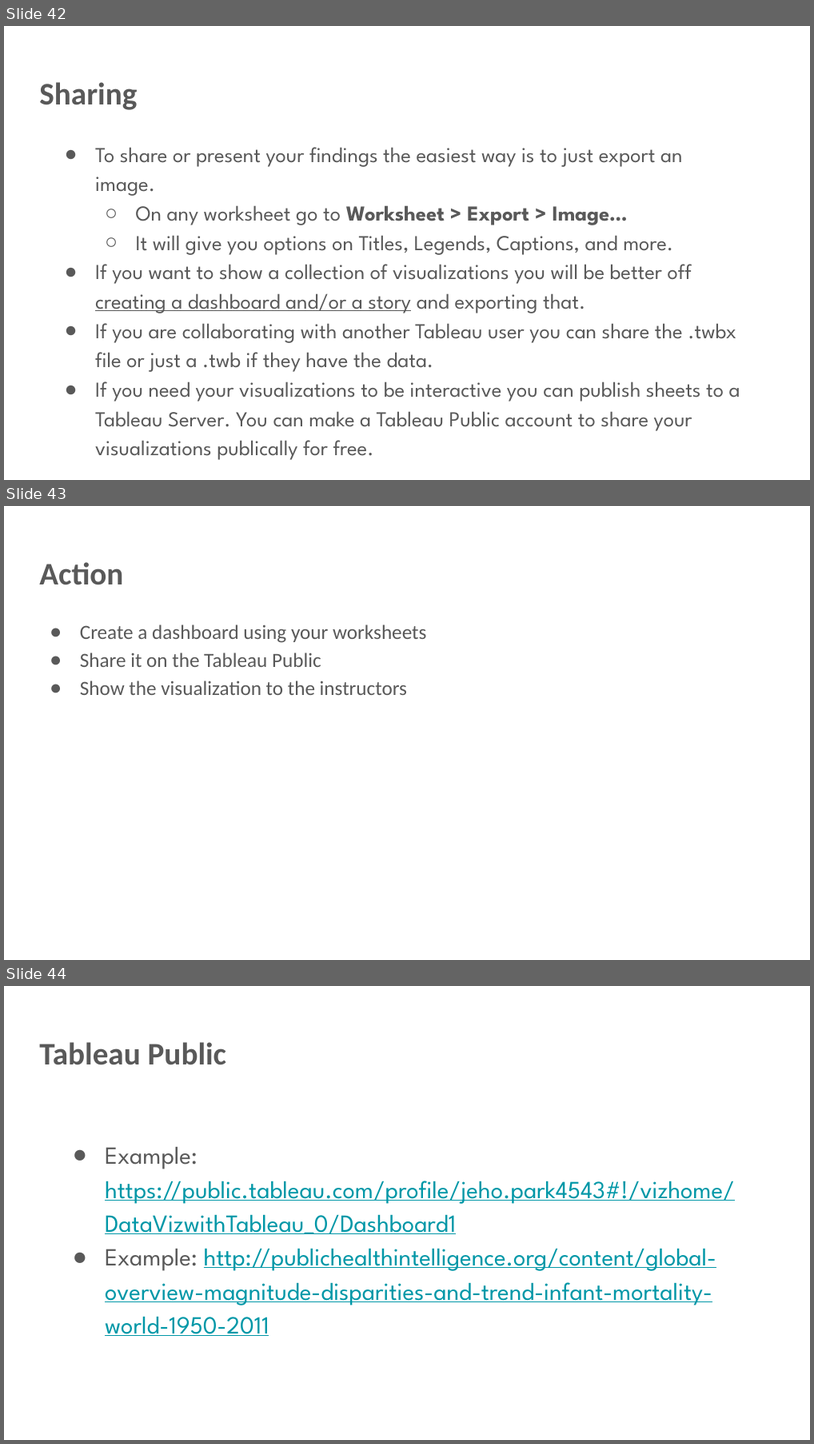
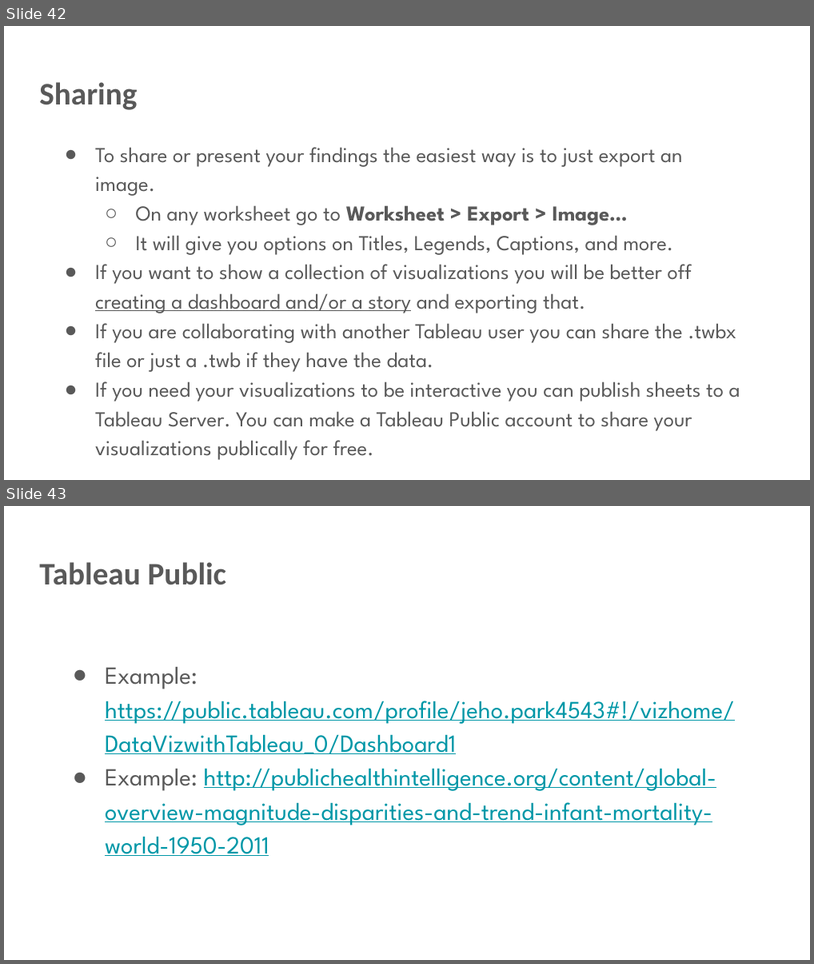
Before and after one commit to CMC-QCL/tableau-workshop, a slide deck: Tableau/September 20_Workshop/Data Visualizatin with Tableau - Level 1.pptx. Shown one above the other, each under a label of ours: slides 42, 43 and 44 before the commit, slides 42 and 43 after it. The pictures are 814x1444 and 814x964 pixels, drawn with LibreOffice and Linux fonts; fonts in the diff are those of the drawing. Boxes give left, top, right and bottom in pixels: in the first picture for what was removed or moved away, otherwise in the second. Text is boxed around its words. In the diff, an @@ line names an element or a change of style, - is before the commit and + after.

Commit message:
final slides

```diff
--- a/Tableau/September 20_Workshop/Data Visualizatin with Tableau - Level 1.pptx
+++ b/Tableau/September 20_Workshop/Data Visualizatin with Tableau - Level 1.pptx
@@ slide 43 removed at box(4, 506, 810, 960), background #FFFFFF @@
@@ title removed at box(39, 562, 123, 585) @@
-Action
@@ text removed at box(80, 624, 426, 695) @@
-● Create a dashboard using your worksheets
-● Share it on the Tableau Public
-● Show the visualization to the instructors
@@ what was slide 44 is now slide 43 @@
```
